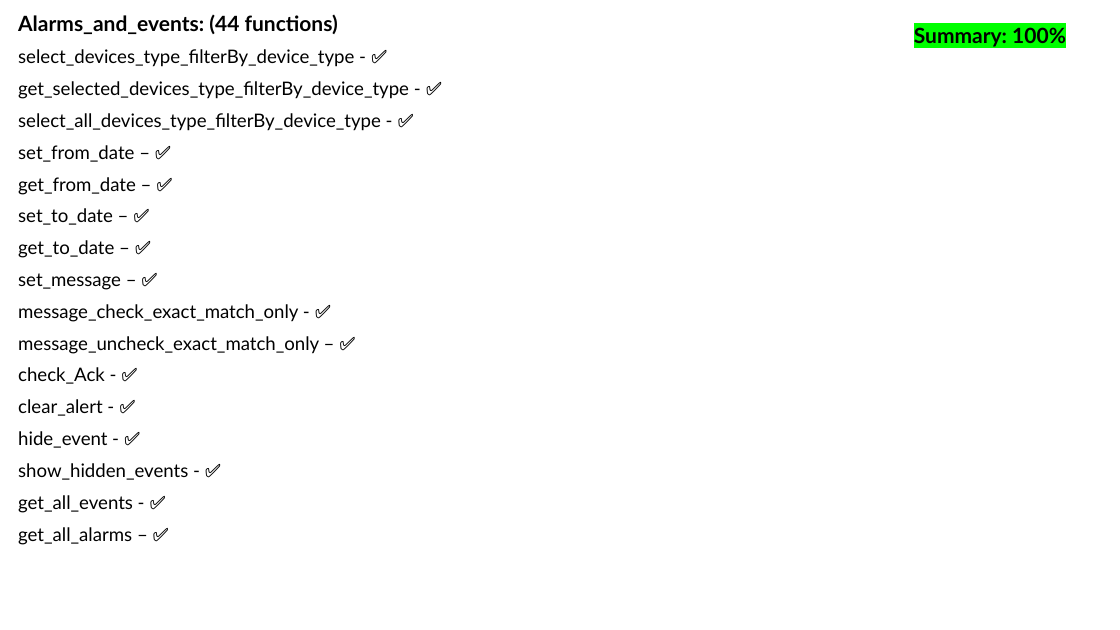
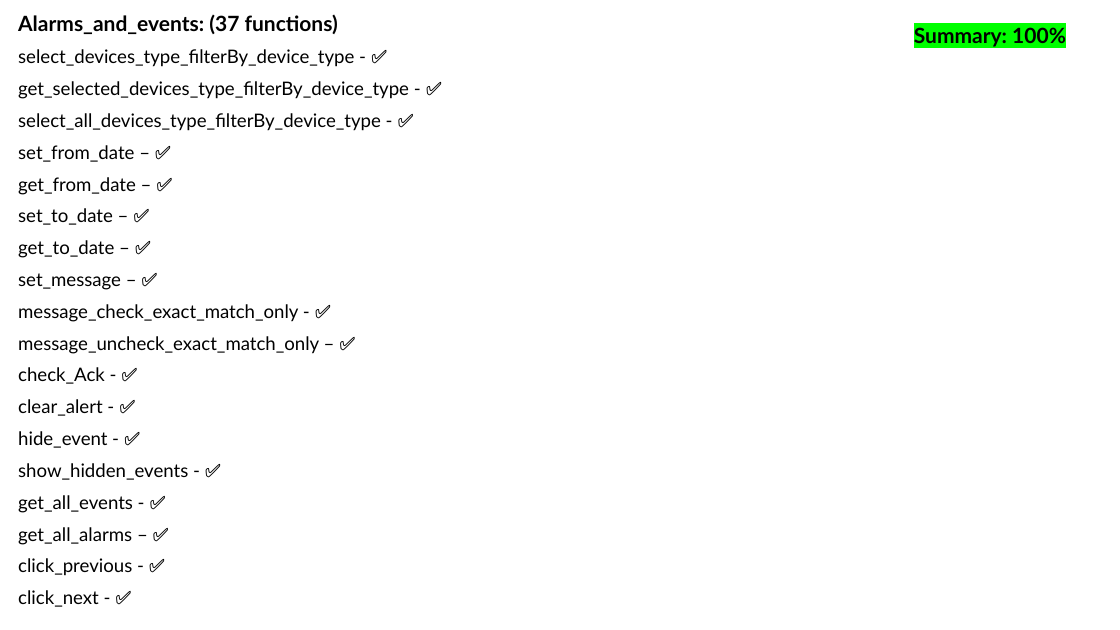
Before and after one commit to Yuval10Dahan/LightWatch_WEB, a slide deck: slide 31 of Docs/Progress_Check_Box.pptx (slide 27 before the commit). Drawn at 1120x630 pixels with LibreOffice and Linux fonts; fonts in the diff are those of the drawing. Boxes give left, top, right and bottom in pixels: in the first picture for what was removed or moved away, otherwise in the second. Text is boxed around its words. In the diff, an @@ line names an element or a change of style, - is before the commit and + after.

```diff
--- a/Docs/Progress_Check_Box.pptx
+++ b/Docs/Progress_Check_Box.pptx
@@ subtitle at box(18, 15, 338, 34): text changed @@
-Alarms_and_events: (44 functions)
+Alarms_and_events: (37 functions)
@@ subtitle at box(18, 558, 132, 607): paragraphs added @@
+click_previous - ✅
+click_next - ✅
```
Also in this commit, not shown: 13 other slides changed, 4 slides added, 38 other files.
